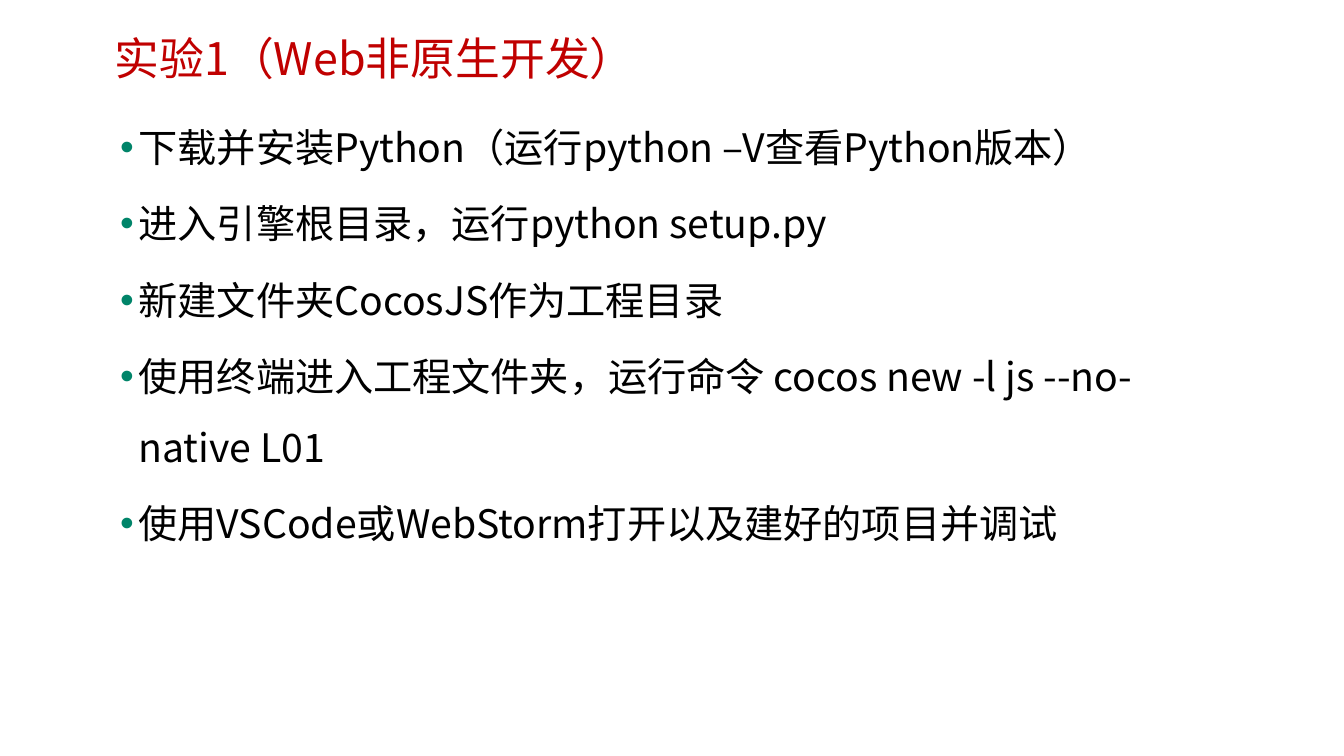
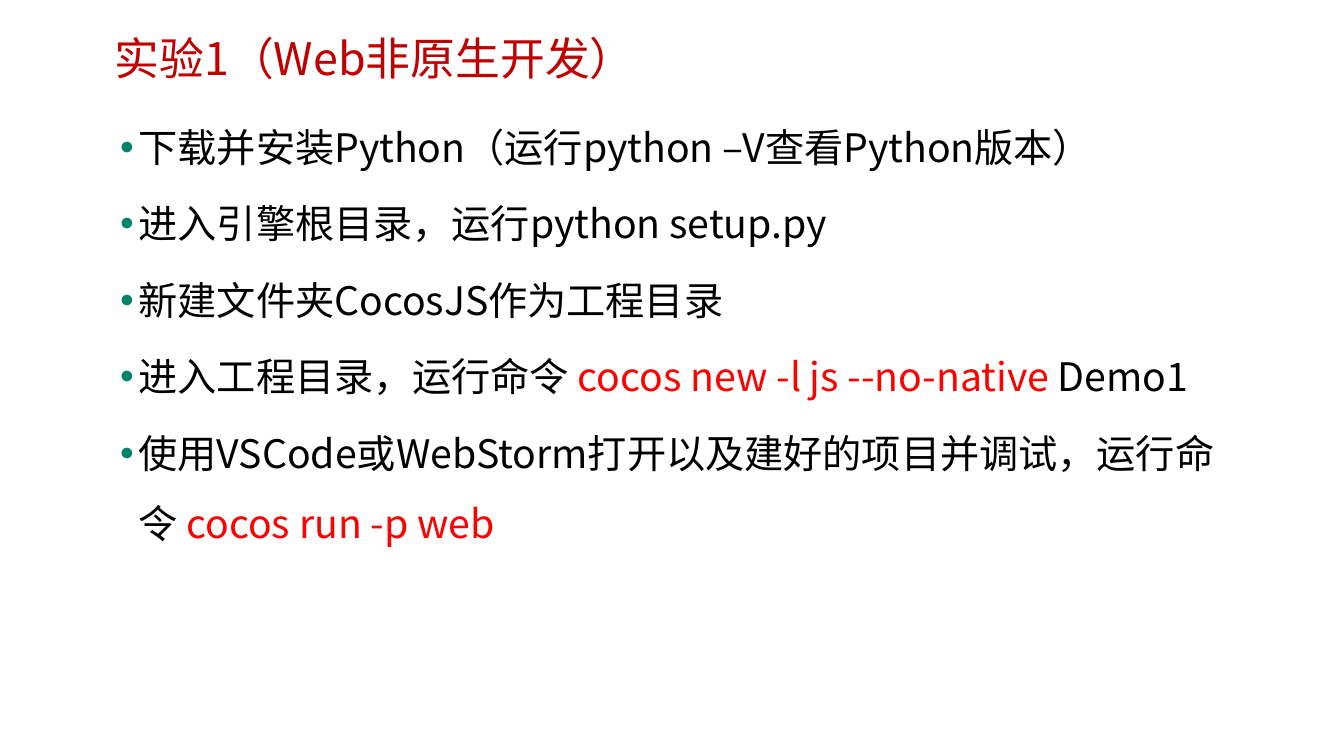
Before and after one commit to edu2act/course-H5-Animation-and-Game-Development, a slide deck: slide 10 of materials/slides/ch05.pptx. Drawn at 1344x756 pixels with LibreOffice and Linux fonts; fonts in the diff are those of the drawing; background and template pictures are left out. Boxes give left, top, right and bottom in pixels: in the first picture for what was removed or moved away, otherwise in the second. Text is boxed around its words. In the diff, an @@ line names an element or a change of style, - is before the commit and + after.

```diff
--- a/materials/slides/ch05.pptx
+++ b/materials/slides/ch05.pptx
@@ text at bbox=[139, 358, 1215, 547]: text changed @@
-• 使用终端进入工程文件夹，运行命令 cocos new -l js --no-native L01
-• 使用VSCode或WebStorm打开以及建好的项目并调试
+• 进入工程目录，运行命令 cocos new -l js --no-native Demo1
+• 使用VSCode或WebStorm打开以及建好的项目并调试，运行命令 cocos run -p web
```
Also in this commit, not shown: 5 other files.
